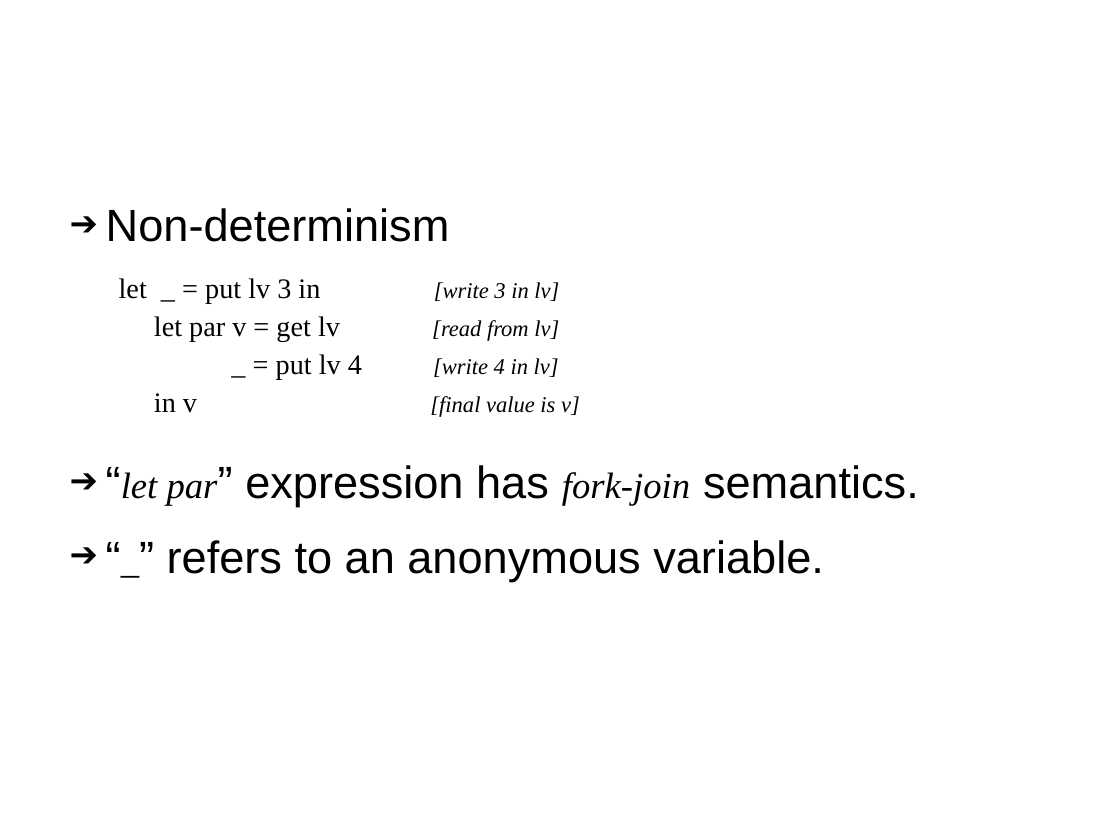
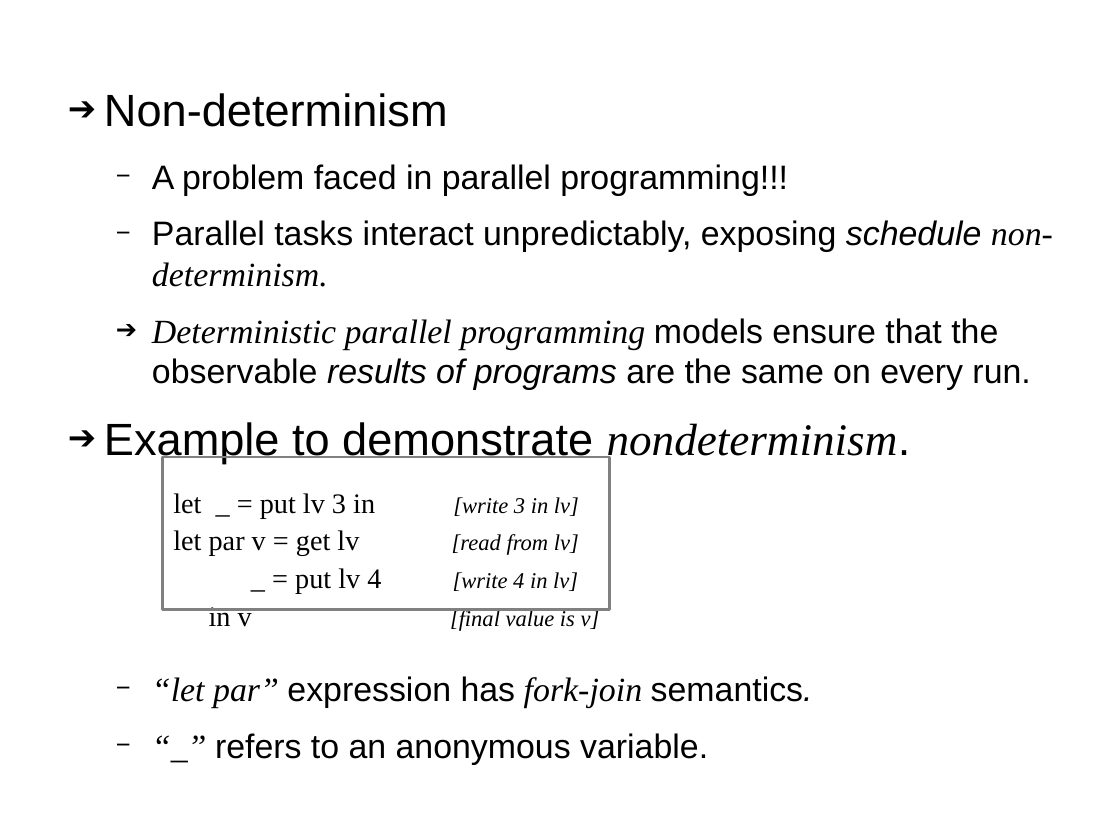
Before and after one commit to sentinel88/Personal, a slide deck: slide 5 of Talk.odp (slide 4 before the commit). Drawn at 1120x840 pixels with LibreOffice and Linux fonts; fonts in the diff are those of the drawing. Boxes give left, top, right and bottom in pixels: in the first picture for what was removed or moved away, otherwise in the second. Text is boxed around its words. In the diff, an @@ line names an element or a change of style, - is before the commit and + after.

```diff
--- a/Talk.odp
+++ b/Talk.odp
@@ text "Non-determinism": place and size @@
-text "Non-determinism" at [106, 208, 919, 581]
+text "Non-determinism" at [104, 93, 1053, 765]
@@ text at [104, 164, 1053, 465]: paragraphs added @@
+  − A problem faced in parallel programming!!!
+  − Parallel tasks interact unpredictably, exposing schedule non-determinism.
+  ➔ Deterministic parallel programming models ensure that the observable results of programs are the same on every run.
+➔ Example to demonstrate nondeterminism.
@@ rectangle added at [163, 457, 610, 610], outline #808080 1.5 pt @@
@@ text at [152, 676, 813, 765]: size 32 to 24 pt in "“let par” expression has semantics.", "“_” refers to an anonymous variable."; size 26 to 24 pt in "“let par” fork-join", "“_”"; font Arial to Times New Roman in "“let par”", "“_”"; italic on in "“let par” semantics.", "“_”"; bullet ➔ to −; list level 1 to 2 in "“let par” expression has fork-join ..."; list level 1 to 2 in "“_” refers to an anonymous ..." @@
```
Also in this commit, not shown: 2 other slides changed, 3 slides added, 1 other file.
